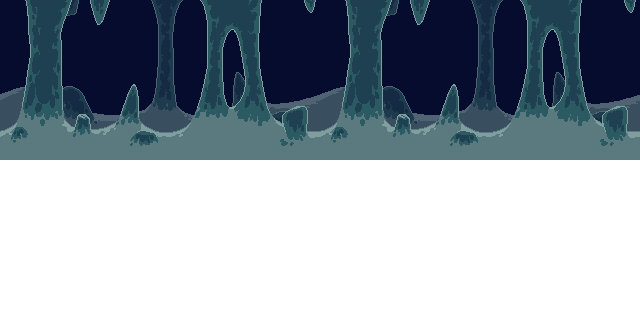
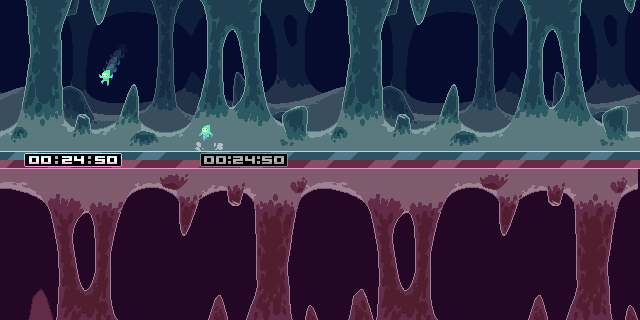
Two versions of the same layered image (640x320). Layer-by-layer changes:
showed group "other stuff" (14 layers) over [0, 44, 640, 320]
painted on "bottom" over [0, 169, 640, 320]
showed "top bar", moved it into group "other stuff" over [0, 151, 640, 160]
"top layer 1": opacity 60% → 100%, painted on it over [0, 0, 640, 160]
added layer "top layer 2" above "top layer x" over [0, 0, 640, 160]
